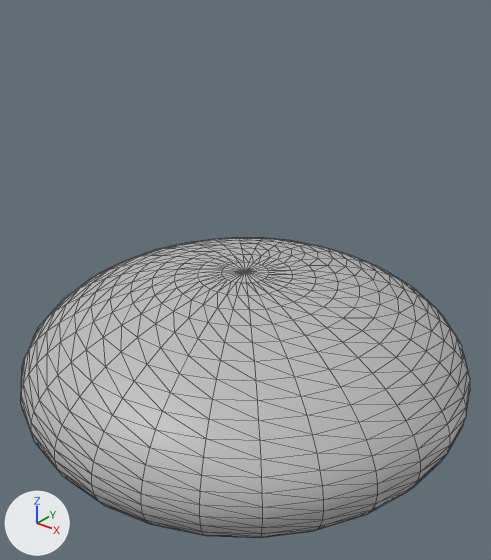
What one commit did to the FBX model プロジェクトファイル/Assets/Stage/Home/Home_Polygon.fbx.
Before and after are seen from a camera (50 mm lens) standing at (0.308, -0.385, 0.311) and looking at (-0.024, 0.03, 0.054). Arrows for +X, +Y and +Z are at lower left; the lights stay in place. Mesh edges are drawn as thin lines. Where no turn or scale is listed for an object, it has been applied to the vertices.

Before the edit, the objects in view are built like this:
```python
me_mesh = bpy.data.meshes.new('Mesh')
me_mesh.from_pydata(...)  # a UV sphere (30 segments, 30 rings, poles along z) spanning x -0.183..0.183, y -0.182..0.182, z -0.08..0.08
me_mesh.materials.append(mat_lambert1)  # grey #bcbcbc
ob_psphere4 = bpy.data.objects.new('pSphere4', me_mesh)
ob_psphere4.location = (0.0, 0.0, 0.0)
```
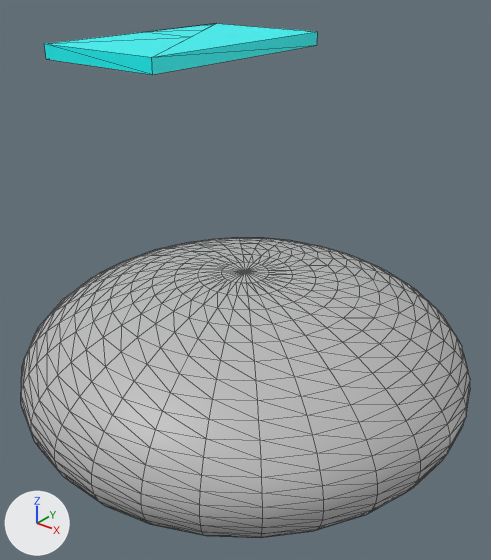
The newer file is also turned or shifted as a whole; pictures and numbers use the older file's frame.

Pixel boxes [x1, y1, x2, y2] of what changed, in the pictures (491 x 560 px):
'pSphere4', reshaped (71% taller)
    before: [21, 237, 470, 538]
    after: [21, 24, 470, 538]
part 1 of me_mesh, added (cyan)
    after: [44, 24, 317, 75]

The change, as a diff of the scene's bpy script:
```diff
--- a/プロジェクトファイル/Assets/Stage/Home/Home_Polygon.fbx.py
+++ b/プロジェクトファイル/Assets/Stage/Home/Home_Polygon.fbx.py
@@ mat_phong13 @@
+mat_phong13 = principled_material('phong13')
+mat_phong13.base_color = (0.0, 1.0, 1.0)  # cyan #00ffff
+mat_phong13.roughness = 0.445
@@ me_mesh @@
 me_mesh.from_pydata(...)  # 872 vertices, 1740 faces; spans x -0.183..0.183, y -0.182..0.182, z -0.08..0.08
 # used by ob_psphere4; location = (0.0, 0.0, 0.0)
 # verts and faces of me_mesh; kept vertices keep their numbers, new ones are numbered from 872
+# me_mesh part 1
+verts[872] = (-0.248, 0.015, 0.22)  # pixel (46, 59)
+verts[873] = (-0.248, 0.015, 0.233)  # pixel (44, 43)
+verts[874] = (-0.248, 0.257, 0.233)  # pixel (216, 23)
+verts[875] = (-0.248, 0.257, 0.22)
+for new, old in zip([*range(876, 880)], [*range(872, 876)]): verts[new] = verts[old] + (0.14, 0.0, 0.0)
+verts[880] = (-0.179, 0.137, 0.233)  # pixel (190, 37)
+verts[881] = (-0.21, 0.191, 0.233)  # pixel (203, 30)
+verts[882] = (-0.248, 0.139, 0.233)  # pixel (142, 32)
+faces += [(872, 876, 873), (873, 876, 877), (873, 877, 880), (873, 880, 882), (874, 877, 878), (874, 878, 875)]  # mat_phong13 (cyan #00ffff)
+faces += [(875, 878, 879), (872, 875, 879), (872, 879, 876), (876, 879, 877), (877, 879, 878), (872, 874, 875)]  # mat_phong13 (cyan #00ffff)
+faces += [(872, 873, 874), (874, 882, 881), (880, 881, 882)]  # mat_phong13 (cyan #00ffff)
 me_mesh.materials.append(mat_lambert1)
+me_mesh.materials.append(mat_phong13)  # cyan #00ffff
```
